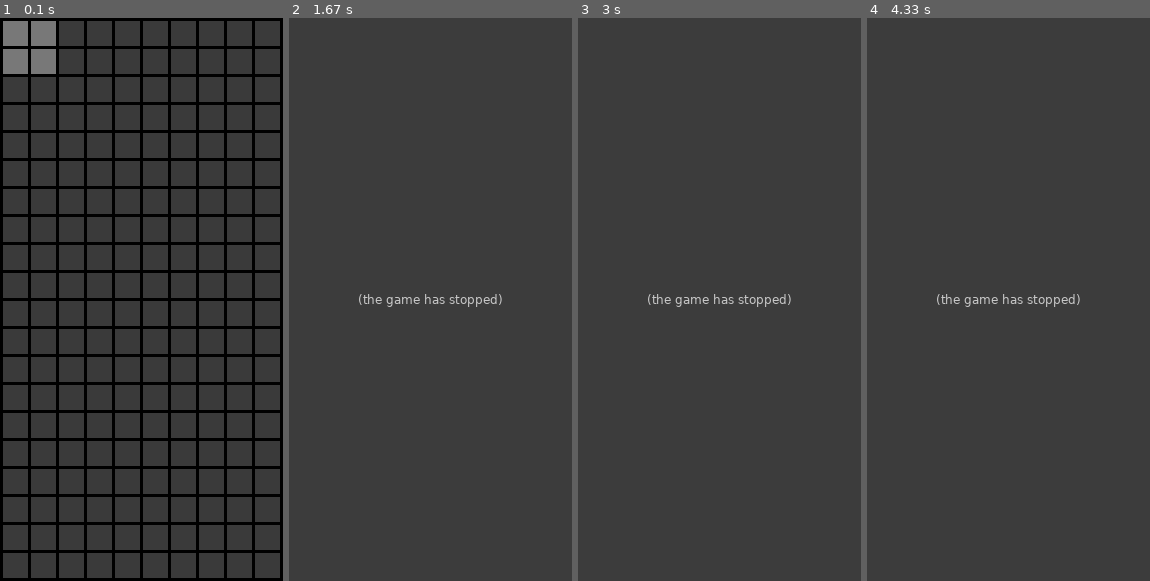
Above: before the commit, frames 1-4 (left to right).
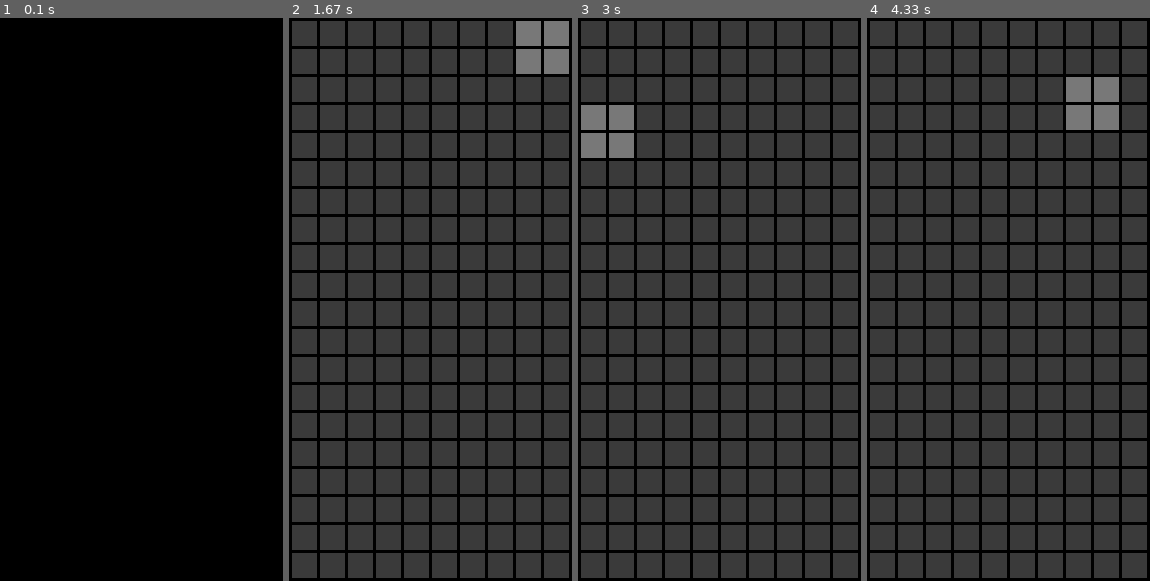
Above: after the commit, the same moments.

Repository: jameskabbes/Tetris
Game: pygame game, started from tetris.py
The game is run twice, just before and just after one commit, with the same random seed, the same clock (stepped at 60 frames per second) and the same inputs.
Inputs:
- Up to frame 1 (0.1 s): no input
- Up to frame 2 (1.67 s): hold Right 0.33-0.8 s; hold Up 0.83-1.13 s; hold Right 1.17-1.63 s
- Up to frame 3 (3 s): hold Left 1.67-2.2 s; hold Down 2.23-2.53 s; hold Left 2.57-2.97 s
- Up to frame 4 (4.33 s): hold Up 3-3.37 s; hold Right 3.4-4.03 s; hold Down from 4.07 s (still down)

The runs differ from the first frame. In frame 1, 78% of the frame differs, in the area x 1-99%, y 0-100%; in frame 2, 23%; in frame 3, 23%; in frame 4, 23%.
Error before the commit: IndexError: index 10 is out of bounds for axis 0 with size 10 (tetris.py line 145); the game stopped at 0.47 s (later frames are placeholders)

Commit message:
Added game functionality

Diff:
--- a/tetris.py
+++ b/tetris.py
@@ -8,6 +8,7 @@
 hard_black = (0,0,0)
 dark_grey = (58,58,58)
 light_grey = (120, 120, 120)
+placed_color_adder = 20
 
 square_pixel_length = 25
 x_squares = 10 #10 sqaures along the x direction
@@ -34,7 +35,7 @@
 def rectangle(place, color ,x, y, l, w):
     pygame.draw.rect(place, color, [x, y, l ,w])
 
-def update_grid(squares):
+def update_grid(grid):
 
     for i in range(x_squares):
         for j in range(y_squares):
@@ -63,21 +64,15 @@
 
     return grid
 
-def check_lowest_point(grid, object_xys):
-
-    a = False
-    for i in object_xys:
-        if 19 in i:
-            a = True
-
-    return a
-
 def place_object(grid, object_xys):
 
     for coords in object_xys:
 
         grid[coords[0]][coords[1]][0] = True
         grid[coords[0]][coords[1]][1] = False
+        grid[coords[0]][coords[1]][2] = grid[coords[0]][coords[1]][2] + placed_color_adder
+        grid[coords[0]][coords[1]][3] = grid[coords[0]][coords[1]][2] + placed_color_adder
+        grid[coords[0]][coords[1]][4] = grid[coords[0]][coords[1]][2] + placed_color_adder
 
     return grid
 
@@ -88,7 +83,6 @@
     print (object_xys)
     new_xys = copy.deepcopy(object_xys)
 
-
     if how == 'down':
         for i in range(len(new_xys)):
             new_xys[i][1] = new_xys[i][1] + 1
@@ -98,7 +92,6 @@
         for i in range(len(new_xys)):
             new_xys[i][1] = new_xys[i][1] - 1
 
-
     elif how == 'left':
 
         for i in range(len(new_xys)):
@@ -109,11 +102,15 @@
         for i in range(len(new_xys)):
             new_xys[i][0] = new_xys[i][0] + 1
 
-    print ('new xys')
-    print (new_xys)
-    print ('ob xys')
-    print (object_xys)
-    grid = change_squares_to_new_coords(grid, object_xys, new_xys)
+    if not check_collision(grid, new_xys): #no collosion
+        grid = change_squares_to_new_coords(grid, object_xys, new_xys)
+    else:
+        if how == 'down':
+            #place
+            grid = place_object(grid, object_xys)
+            return grid, None
+        else:
+            return grid, object_xys
     return grid, new_xys
 
 def print_values_at_coords(grid, coords):
@@ -121,10 +118,22 @@
     for i in coords:
         print (grid[i[0]][i[1]])
 
-def check_collision():
-
-    #use this new one
-    pass
+def check_collision(grid, new_xys):
+
+    # (Placed, Object, r,g,b)
+    for i in new_xys:
+        if i[0] < 0:
+            return True
+        if i[0] > (x_squares - 1):
+            return True
+        if i[1] < 0:
+            return True
+        if i[1] > (y_squares - 1):
+            return True
+        if grid[i[0]][i[1]][0]: #There is already a piece there
+            return True
+
+    return False
 
 def change_squares_to_new_coords(grid, old_coords, new_coords):
 
@@ -144,30 +153,37 @@
         coords = new_coords[i]
         grid[coords[0]][coords[1]] = [placed[i], active[i], colors[i][0], colors[i][1], colors[i][2]]
 
-
-    return grid
-
-def drop_object(grid, object_xys):
-
-    ###Make sure the line is able to be dropped first
-    if not check_lowest_point(grid, object_xys):
-
-        grid, object_xys = move_object(grid, 'down', object_xys)
-
-        placed = False
+    return grid
+
+def rotate_object():
+
+    pass
+
+def object_generator(grid):
+
+    object_xys = [[3,0], [3,1], [4,0], [4,1]]
+
+    #check for collision among the new object_xys
+    if not check_collision(grid, object_xys):
+
+        grid[3][0] = (False, True, 0,0,0)
+        grid = turn_square_color(grid, 3,0, light_grey)
+        grid[3][1] = (False, True, 0,0,0)
+        grid = turn_square_color(grid, 3,1, light_grey)
+        grid[4][0] = (False, True, 0,0,0)
+        grid = turn_square_color(grid, 4,0, light_grey)
+        grid[4][1] = (False, True, 0,0,0)
+        grid = turn_square_color(grid, 4,1, light_grey)
+
+        return grid, object_xys
 
     else:
-        placed = True
-        grid = place_object(grid, object_xys)
-
-    return grid, placed, object_xys
-        ## PLACE the object
-
-def rotate_object():
-
-    pass
-
-
+        #game over
+        return grid, None
+
+def game_over_animation():
+
+    print ('game over')
 
 ############################33
 #prepare
@@ -194,21 +210,8 @@
 i = 0
 drop = False
 start_time = time.time()
-
-grid[0][0] = (False, True, 0,0,0)
-grid = turn_square_color(grid, 0,0, light_grey)
-grid[0][1] = (False, True, 0,0,0)
-grid = turn_square_color(grid, 0,1, light_grey)
-grid[1][0] = (False, True, 0,0,0)
-grid = turn_square_color(grid, 1,0, light_grey)
-grid[1][1] = (False, True, 0,0,0)
-grid = turn_square_color(grid, 1,1, light_grey)
-
-object_xys = [[0,0], [0,1], [1,0], [1,1]]
-
-for i in object_xys:
-    print (grid[i[0]][i[1]])
-
+pressed = False
+object_xys = None
 
 while True:
 
@@ -225,6 +228,13 @@
         grid, placed, object_xys = drop_object(grid, object_xys)
         print ('drop object')
     '''
+    if object_xys == None: #Object was placed
+        grid, object_xys = object_generator(grid)
+        print (object_xys)
+        if object_xys == None:
+            #Game is over
+            game_over_animation()
+            break
 
     if pygame.key.get_focused():
         keys = pygame.key.get_pressed()
@@ -233,17 +243,16 @@
         elif keys[pygame.K_LEFT]:
             grid, object_xys = move_object(grid, 'left', object_xys)
         elif keys[pygame.K_RIGHT]:
-            print ('moving right')
             grid, object_xys = move_object(grid, 'right', object_xys)
         elif keys[pygame.K_DOWN]:
             grid, object_xys = move_object(grid, 'down', object_xys)
         #elif keys[pygame.K_SPACE]:
         #    grid, object_xys = move_object(grid, 'up', object_xys)
-
+        print (object_xys)
 
     line_cleared = check_line_cleared(grid)
     if line_cleared:
         grid = clear_lines(grid)
-
+    time.sleep(.1)
     update_grid(grid)
     pygame.display.flip()
